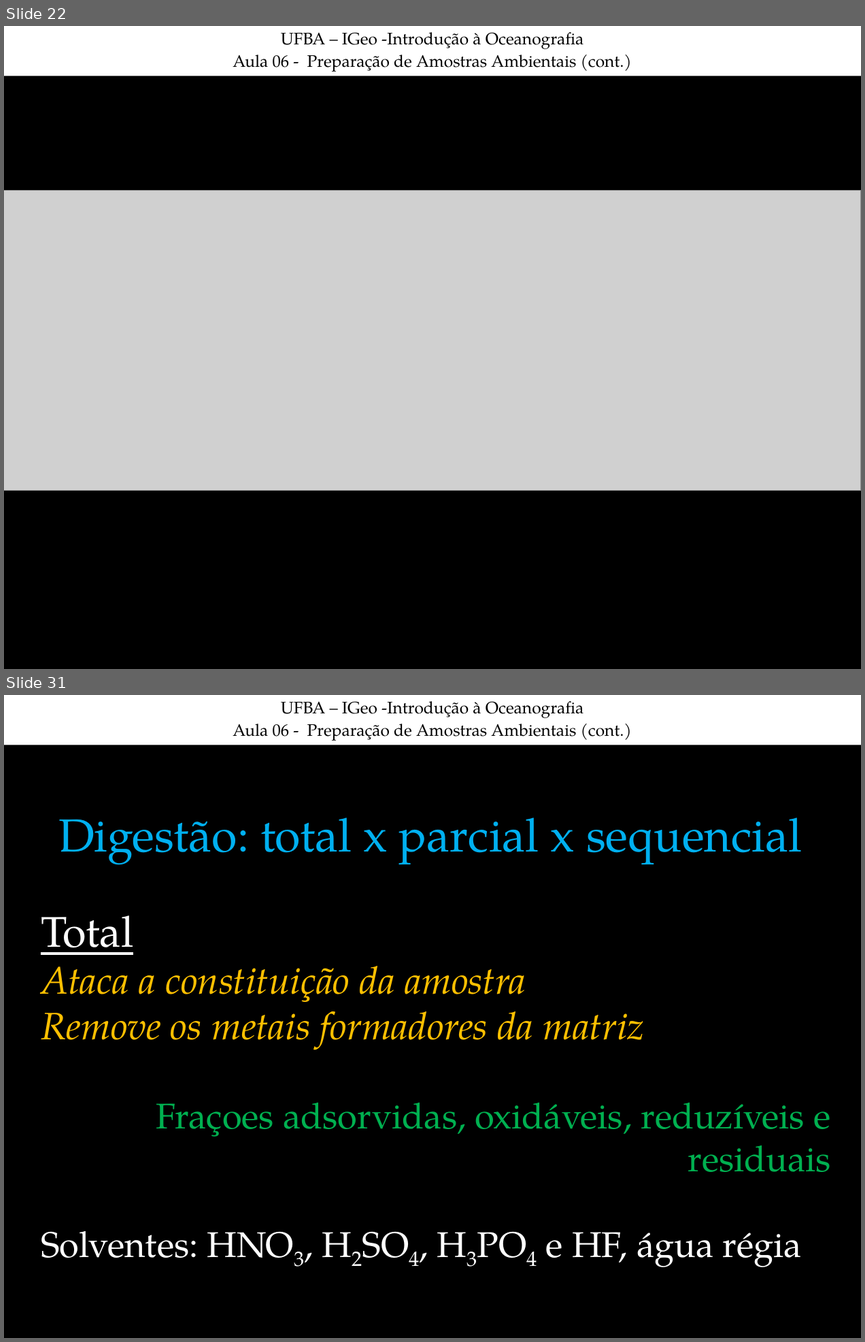
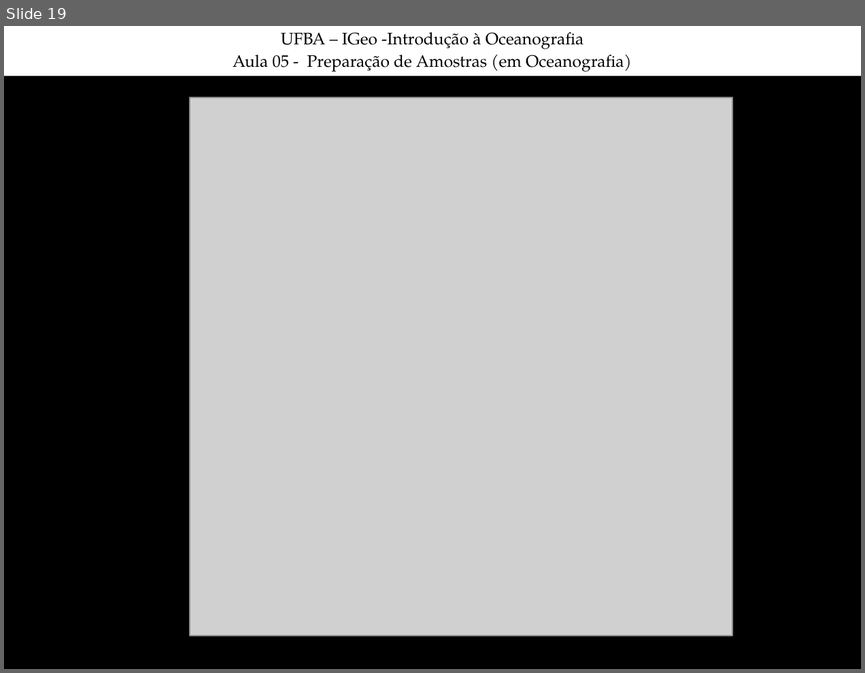
Before and after one commit to juoceano/chemicaloceanography2, a slide deck: classes/OceanoQuimica_Semana06(CC).ppt. Shown one above the other, each under a label of ours: slides 22 and 31 before the commit, slide 19 after it; the slides between them are not shown. The pictures are 865x1342 and 865x673 pixels, drawn with LibreOffice and Linux fonts; fonts in the diff are those of the drawing; grey boxes stand for pictures. Boxes give left, top, right and bottom in pixels: in the first picture for what was removed or moved away, otherwise in the second. Text is boxed around its words. In the diff, an @@ line names an element or a change of style, - is before the commit and + after.

```diff
--- a/classes/OceanoQuimica_Semana06(CC).ppt
+++ b/classes/OceanoQuimica_Semana06(CC).ppt
@@ slide 31 removed at [4,695,861,1338], background #000000 @@
@@ rectangle removed at [4,695,861,745] @@
-UFBA – IGeo -Introdução à Oceanografia
-Aula 06 - Preparação de Amostras Ambientais (cont.)
@@ text removed at [41,817,831,1267] @@
-Digestão: total x parcial x sequencial
-Total
-Ataca a constituição da amostra
-Remove os metais formadores da matriz
-Fraçoes adsorvidas, oxidáveis, reduzíveis e residuais
-Solventes: HNO3, H2SO4, H3PO4 e HF, água régia
@@ what was slide 22 is now slide 19 @@
@@ slide 19 changed as well @@
@@ text in rectangle at [232,55,632,72]: text changed @@
-Aula 06 - Preparação de Amostras Ambientais (cont.)
+Aula 05 - Preparação de Amostras (em Oceanografia)
@@ picture: place and size @@
-picture at [4,191,861,490]
+picture at [190,97,732,635]
```
Also in this commit, not shown: 4 other slides changed, 15 slides added, 56 other slides removed, 3 other files.
